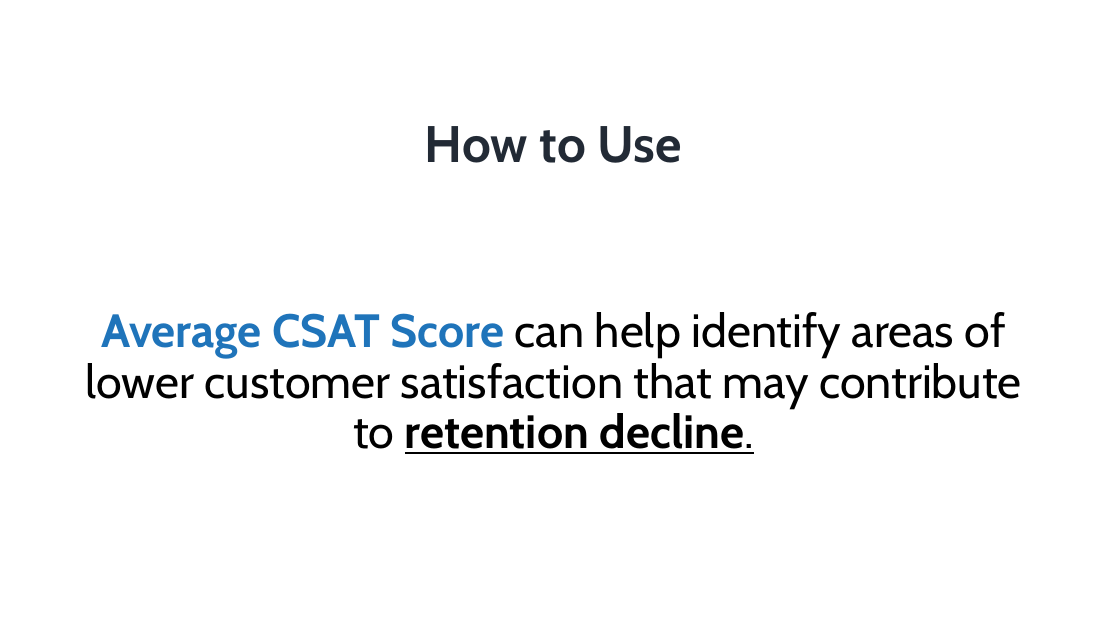
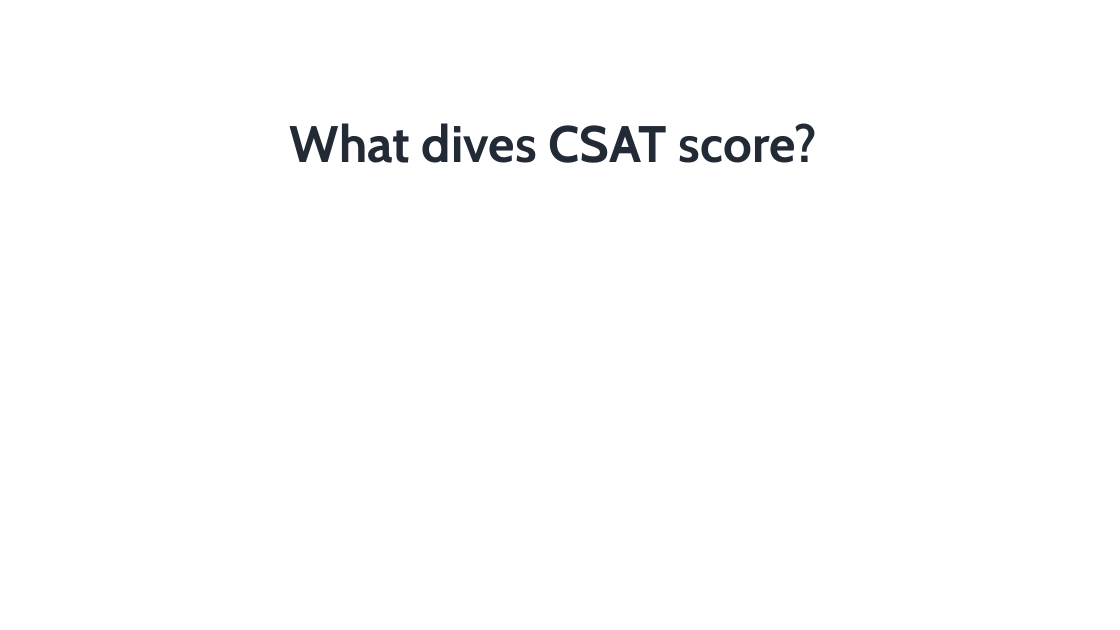
Before and after one commit to shashwat404/flipkart-customer-support-data-analysis, a slide deck: slide 5 of report/Final_Report.pptx. Drawn at 1120x630 pixels with LibreOffice and Linux fonts; fonts in the diff are those of the drawing. Boxes give left, top, right and bottom in pixels: in the first picture for what was removed or moved away, otherwise in the second. Text is boxed around its words. In the diff, an @@ line names an element or a change of style, - is before the commit and + after.

```diff
--- a/report/Final_Report.pptx
+++ b/report/Final_Report.pptx
@@ title at bbox=[290, 123, 817, 163]: text changed @@
-How to Use
+What dives CSAT score?
@@ text removed at bbox=[86, 312, 1021, 454] @@
-Average CSAT Score can help identify areas of lower customer satisfaction that may contribute to retention decline.
```
Also in this commit, not shown: 1 other slide changed.
